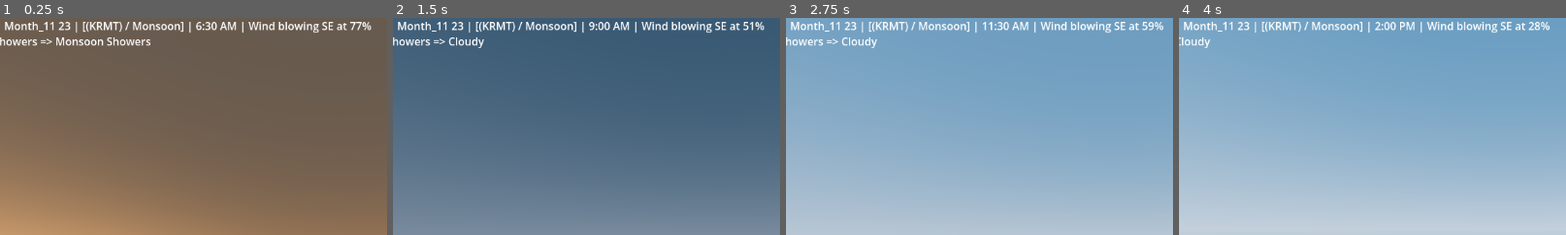
Above: before the commit, frames 1-4 (left to right).
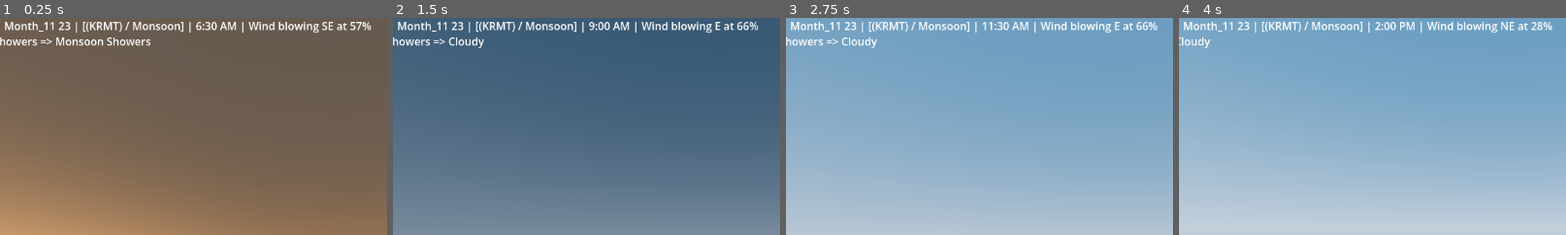
Above: after the commit, the same moments.

Repository: berukyilma111-svg/Low_Open_World
Game: Godot game, scene res://level.tscn
The game is run twice, just before and just after one commit, with the same random seed, the same clock (stepped at 60 frames per second) and the same inputs. The project has no main scene, so this scene is started directly.
Inputs (mouse positions are % of the whole screen's width and height, from its top left):
- Up to frame 1 (0.25 s): no input
- Up to frame 2 (1.5 s): move the mouse to (55, 50) at 0.52 s; hold Shift (PaceUp) from 0.53 s (still down); tap Space (Jump) at 0.77 s; move the mouse to (45, 50) at 1.27 s
- Up to frame 3 (2.75 s): keep holding Shift (PaceUp); tap Space (Jump) at 1.52 s; move the mouse to (52, 48) at 2.02 s
- Up to frame 4 (4 s): keep holding Shift (PaceUp); tap Enter at 2.75 s; move the mouse to (49, 52) at 2.77 s; tap Space (Jump) at 3.02, 3.77 s; move the mouse to (57, 51) at 3.52 s
The pictures show only the part of the screen within x 8-57%, y 0-50%; the shares and areas given below are measured in that part.

The runs differ from the first frame. In frame 1, less than 0.1% of the frame differs, in the area x 90-92%, y 1-6%; in frame 2, 0.3%; in frame 3, 0.3%; in frame 4, 0.4%, in the area x 82-97%, y 1-6%.

Commit message:
Let shaders do the wind gusting
Reverts the per-frame wind update: WeatherConditions sends only the
period's wind strength and direction, and Celestial is again the only
script that runs every frame. Shaders that use the wind add their own
gusts with TIME.

Co-Authored-By: Claude Opus 5.5 <noreply@anthropic.com>
Claude-Session: https://claude.ai/code/session_01VrNHH5CVHxY5GmuhFF4bMp

Diff:
--- a/world-test-low/Sky_System/weather_conditions.gd
+++ b/world-test-low/Sky_System/weather_conditions.gd
@@ -53,35 +53,21 @@
 }
 # Most the wind direction can swing when the weather changes (radians; PI / 4 = 45 degrees)
 const WIND_DIRECTION_SWING := PI / 4.0
-# How far gusts push the strength above and below the period's value (0.35 = up to 35% either way)
-const WIND_GUST_SHARE := 0.35
-# How far the direction wanders either side of the period's direction (radians; 0.35 = ~20 degrees)
-const WIND_DIRECTION_WANDER := 0.35
 
 @export var sky: SkyScript
 @export var heatwave_strength: float = 0.16  # heatwave_intensity sent during a heat wave
 
-## The world's wind right now, for scripts to read; shaders read the wind_strength and
-## wind_direction globals. Both keep gusting and wandering around the values picked for the
-## current weather period, so the wind never holds still.
-var wind_strength: float:
-	get: return clampf(_period_wind_strength * (1.0 + WIND_GUST_SHARE * _gust(0.9, 2.3, 0)), 0.0, 1.0)
-var wind_direction: Vector2:  # horizontal and normalised: x = world X, y = world Z
-	get: return _period_wind_direction.rotated(WIND_DIRECTION_WANDER * _gust(0.25, 0.6, 2))
-var _period_wind_strength := 0.0
-var _period_wind_direction := Vector2.RIGHT
-var _gust_offsets: Array[float] = [0.0, 0.0, 0.0, 0.0]  # re-rolled each period so no two gust patterns match
+## The world's wind for this weather period, for scripts to read; shaders read the wind_strength
+## and wind_direction globals. These hold steady for the period: each shader that uses the wind
+## (grass, trees, flags) adds its own gusts on top with TIME, so nothing here updates every frame.
+var wind_strength := 0.0
+var wind_direction := Vector2.RIGHT  # horizontal and normalised: x = world X, y = world Z
 var _last_sent_amounts := {}
 var _random := RandomNumberGenerator.new()
 
 func _ready() -> void:
 	_random.randomize()
-	_period_wind_direction = Vector2.RIGHT.rotated(_random.randf() * TAU)
-
-# The gusting wind is sent to the shader globals every frame so grass and trees sway smoothly.
-func _process(_delta: float) -> void:
-	RenderingServer.global_shader_parameter_set(&"wind_strength", wind_strength)
-	RenderingServer.global_shader_parameter_set(&"wind_direction", wind_direction)
+	wind_direction = Vector2.RIGHT.rotated(_random.randf() * TAU)
 
 ## Called by Weather Data at the start of each 3-hour weather period.
 func apply_weather(current_weather: int, next_weather: int) -> void:
@@ -96,17 +82,11 @@
 	_set_wind(current_weather)
 	sky.set_weather_profiles(current_profile, WEATHER_PROFILES[next_weather])
 
-# Picks the period's wind strength from the weather's range and swings its direction a little
-# from where it was. The wind then gusts and wanders around these values (see wind_strength).
+# Picks a wind strength from the weather's range and swings the direction a little from where
+# it was, then publishes both as shader globals (declared in project.godot).
 func _set_wind(weather: int) -> void:
 	var strength_range: Vector2 = WIND_STRENGTH_RANGE[weather]
-	_period_wind_strength = _random.randf_range(strength_range.x, strength_range.y)
-	_period_wind_direction = _period_wind_direction.rotated(_random.randf_range(-WIND_DIRECTION_SWING, WIND_DIRECTION_SWING))
-	for index in _gust_offsets.size():
-		_gust_offsets[index] = _random.randf() * TAU
-
-# A smooth, irregular wave between -1 and 1: two waves at different speeds added together, so
-# the pattern doesn't visibly repeat. Runs on real seconds, so gusts look the same at any time speed.
-func _gust(slow_speed: float, fast_speed: float, first_offset: int) -> float:
-	var seconds := Time.get_ticks_msec() / 1000.0
-	return 0.6 * sin(seconds * slow_speed + _gust_offsets[first_offset]) + 0.4 * sin(seconds * fast_speed + _gust_offsets[first_offset + 1])
+	wind_strength = _random.randf_range(strength_range.x, strength_range.y)
+	wind_direction = wind_direction.rotated(_random.randf_range(-WIND_DIRECTION_SWING, WIND_DIRECTION_SWING))
+	RenderingServer.global_shader_parameter_set(&"wind_strength", wind_strength)
+	RenderingServer.global_shader_parameter_set(&"wind_direction", wind_direction)
